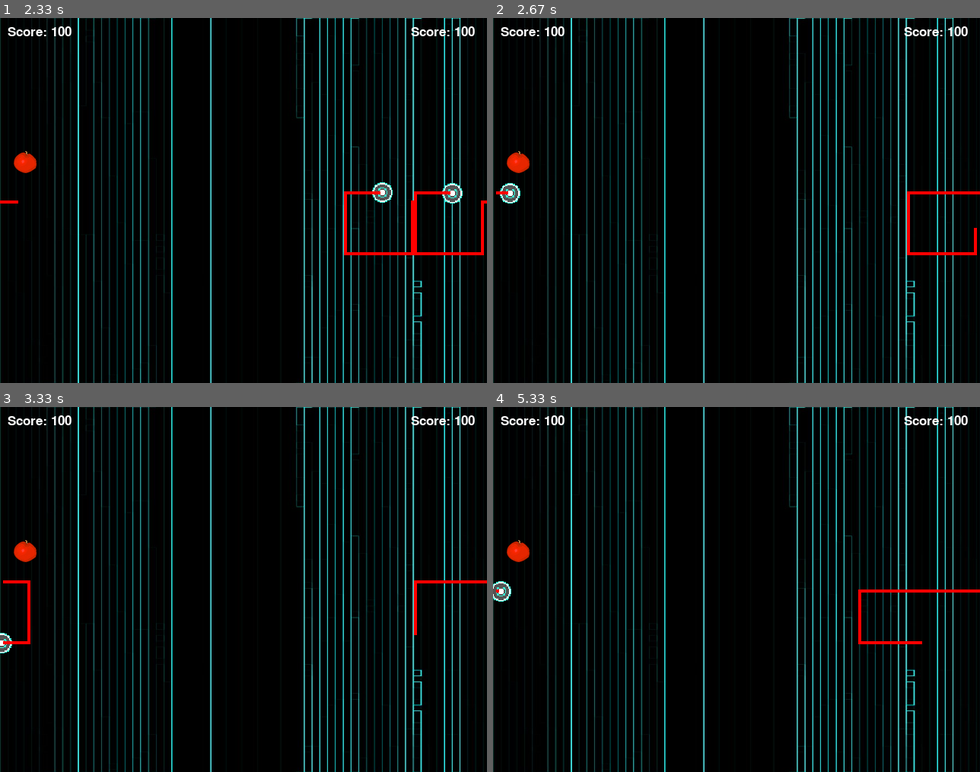
Above: before the commit, frames 1-4 (two rows, left to right).
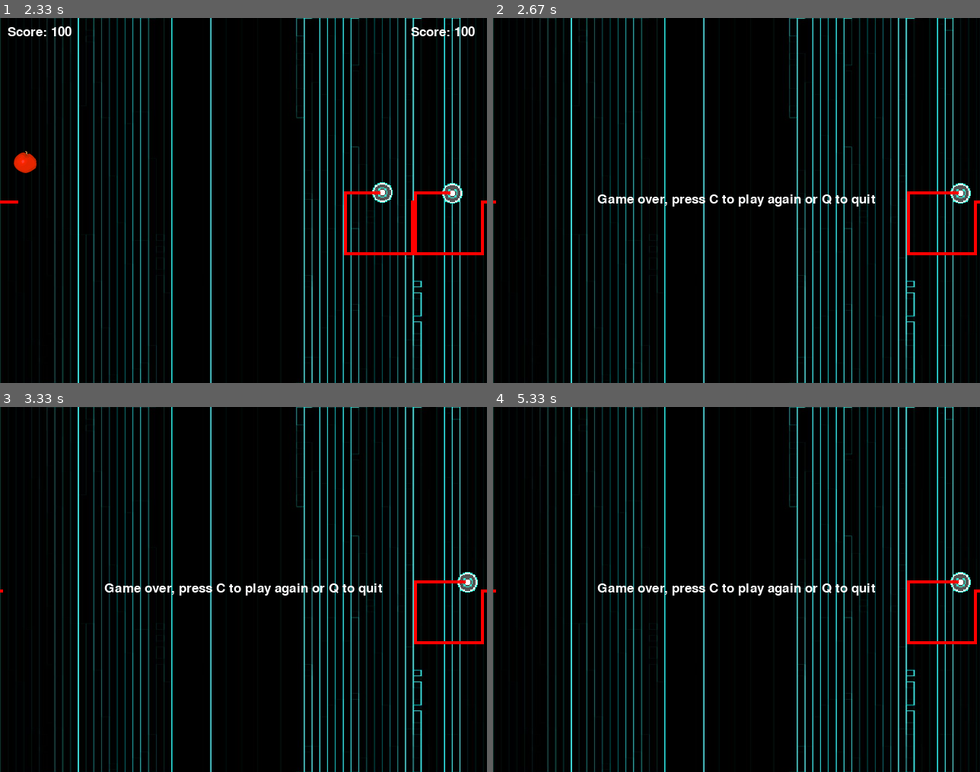
Above: after the commit, the same moments.

Repository: cruzas/tron_kart
Game: pygame game, started from snake_game/tron_grid_with_classes.py
Two runs of this game, one before a commit and one after it. Both use one fixed random seed, a clock stepped at 60 frames per second and the inputs below.
Inputs:
- Up to frame 1 (2.33 s): hold Left 0.33-0.87 s; hold Down 0.9-1.2 s; hold S 0.9-1.2 s; hold Left 1.23-1.63 s; hold A 1.23-1.63 s; hold Up 1.67-2.03 s; hold W 1.67-2.03 s; hold Right from 2.07 s (still down); hold D from 2.07 s (still down)
- Up to frame 2 (2.67 s): keep holding Right; keep holding D
- Up to frame 3 (3.33 s): release Right at 2.7 s; release D at 2.7 s; hold Down 2.73-3.1 s; hold S 2.73-3.1 s; hold Left from 3.13 s (still down); hold A from 3.13 s (still down)
- Up to frame 4 (5.33 s): release Left at 3.6 s; release A at 3.6 s; hold Right 3.63-4.1 s; hold D 3.63-4.1 s; hold Up 4.13-4.43 s; hold W 4.13-4.43 s; hold Right 4.47-4.93 s; hold D 4.47-4.93 s; hold Left from 4.97 s (still down); hold A from 4.97 s (still down)

Frame 1 is identical in both runs. In frame 2, 1.7% of the frame differs, in the area x 0-100%, y 2-58%; in frame 3, 2.0%; in frame 4, 2.3%, in the area x 0-100%, y 2-65%.

Commit message:
added game over function

Diff:
--- a/snake_game/tron_grid_with_classes.py
+++ b/snake_game/tron_grid_with_classes.py
@@ -241,6 +241,7 @@
 
 
 class TronGrid:
+
     def __init__(self, title='Tron Grid'):
         """Constructor of the main class"""
         pygame.init()
@@ -303,6 +304,31 @@
                         pygame.quit()
                         quit()
             self.clock.tick(5)
+
+    #
+
+
+    def gameover(self):
+        game_over = True
+        self.board.write("Game over, press C to play again or Q to quit", WHITE)
+        pygame.display.update()
+        while game_over:
+            for event in pygame.event.get():
+                if event.type == pygame.QUIT:
+                    game_over = False
+                    pygame.quit()
+                    quit()
+                if event.type == pygame.KEYDOWN:
+                    if event.key == pygame.K_q:
+                        game_over = False
+                        pygame.quit()
+                        quit()
+                    elif event.key == pygame.K_c:
+                        self.board.update()
+                        self.moto = Moto(self.board.surface, self.img_path, self.pos, piece_color=RED)
+                        self.moto_2 = Moto(self.board.surface, self.img_path, self.pos_2, piece_color=RED)
+                        game_over == False
+                        self.run()
     #
 
     def run(self):
@@ -383,6 +409,7 @@
                     self.board.update()
                     self.moto_2.show()
                     self.moto.isappearing = False
+                    self.gameover()
 
                 elif self.moto.isappearing:
                     self.moto.show()
@@ -394,6 +421,7 @@
                     self.moto_2.isappearing = False
                     self.board.update()
                     self.moto.show()
+                    self.gameover()
 
                 elif self.moto_2.isappearing:
                     self.moto_2.show()
